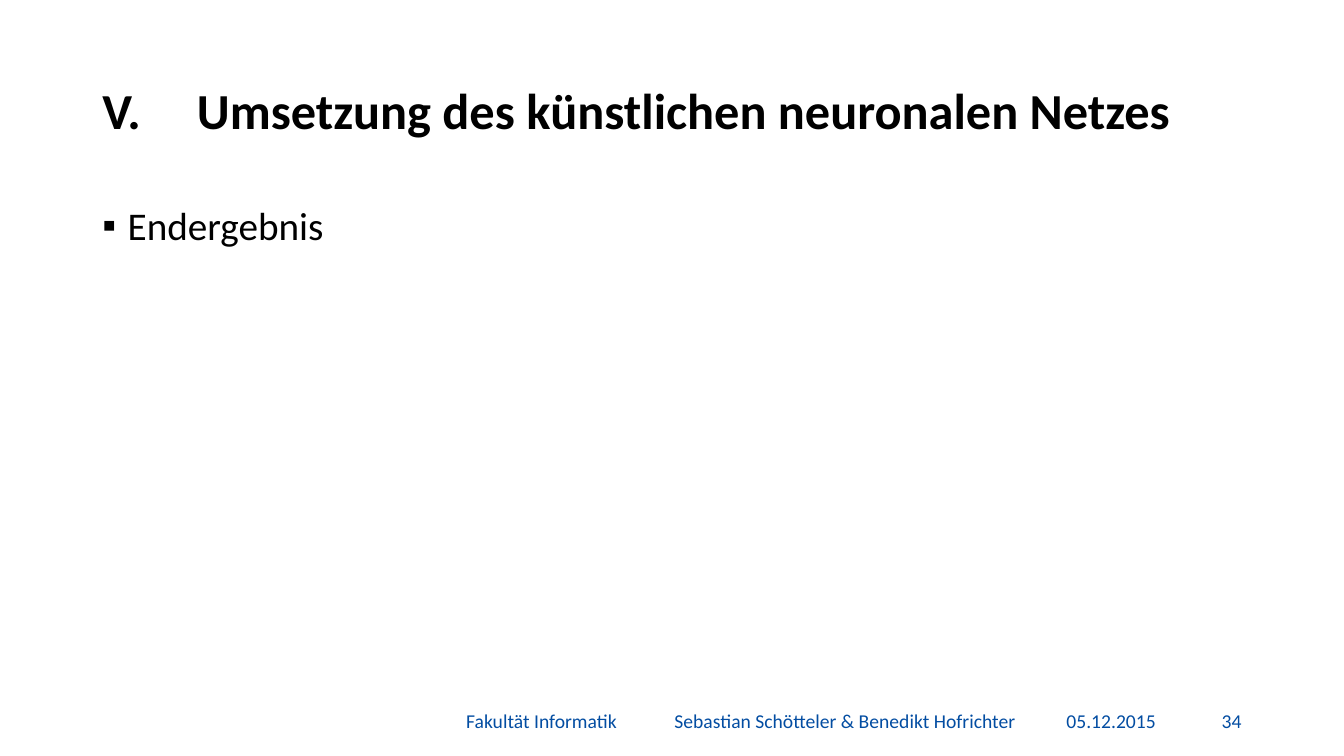
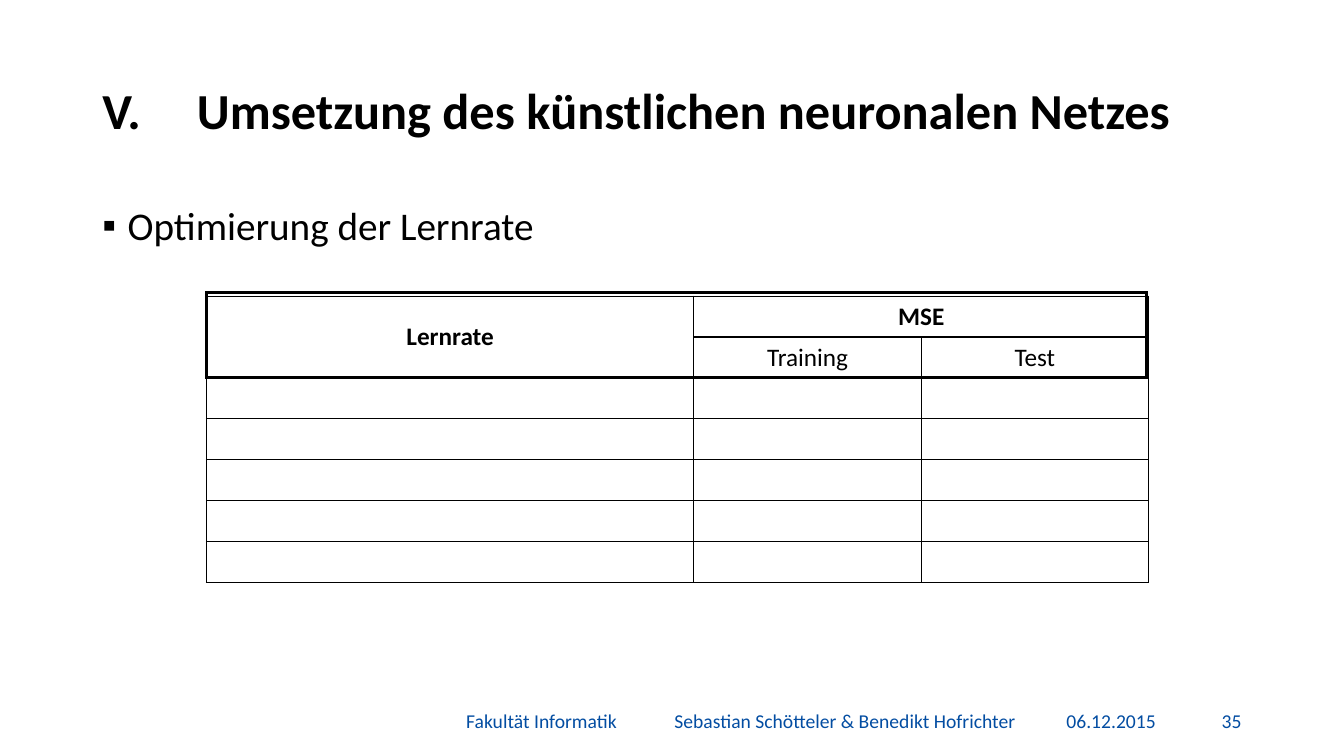
Before and after one commit to BenediktGitGit/soco15, a slide deck: slide 36 of 3b) Vortrag/Präsentation.pptx (slide 35 before the commit). Drawn at 1344x756 pixels with LibreOffice and Linux fonts; fonts in the diff are those of the drawing; background and template pictures are left out. Boxes give left, top, right and bottom in pixels: in the first picture for what was removed or moved away, otherwise in the second. Text is boxed around its words. In the diff, an @@ line names an element or a change of style, - is before the commit and + after.

```diff
--- a/3b) Vortrag/Präsentation.pptx
+++ b/3b) Vortrag/Präsentation.pptx
@@ text at box(128, 212, 534, 247): text changed @@
-▪ Endergebnis
+▪ Optimierung der Lernrate
@@ table added at box(207, 296, 1150, 583), 7 rows, 3 columns @@
+Lernrate | MSE | 
+ | Training | Test
+ |  | 
+ |  | 
+ |  | 
+ |  | 
+ |  | 
@@ rectangle added at box(207, 293, 1147, 378), outline #000000 2.25 pt @@
@@ text at box(1066, 714, 1155, 728): text changed @@
-05.12.2015
+06.12.2015
@@ page number at box(1222, 715, 1242, 728): text changed @@
-34
+35
```
Also in this commit, not shown: 42 other slides changed, 2 slides added, 3 other files.
